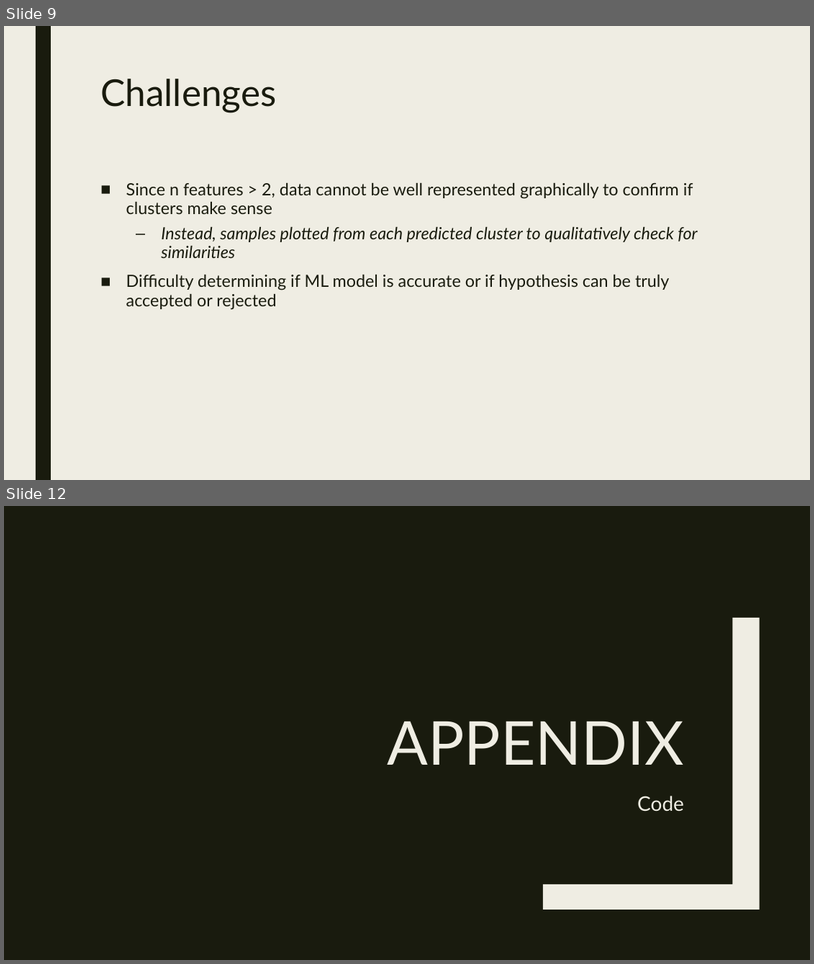
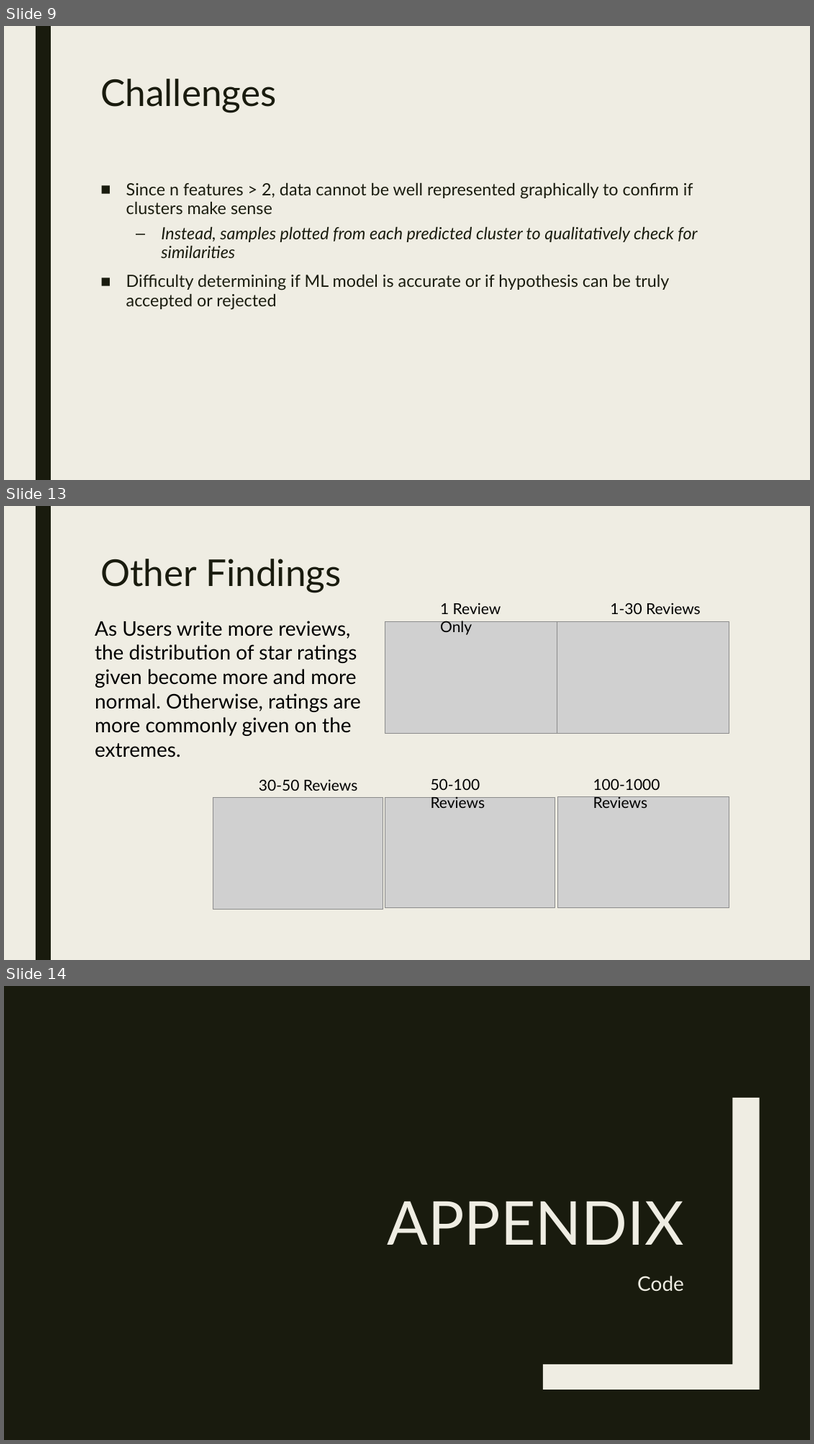
Before and after one commit to minas26902/Improving_Yelp_Ratings_with_ML, a slide deck: Lam_Contribution.pptx. Shown one above the other, each under a label of ours: slides 9 and 12 before the commit, slides 9, 13 and 14 after it; the slides between them are not shown. The pictures are 814x964 and 814x1444 pixels, drawn with LibreOffice and Linux fonts; fonts in the diff are those of the drawing; grey boxes stand for pictures. Boxes give left, top, right and bottom in pixels: in the first picture for what was removed or moved away, otherwise in the second. Text is boxed around its words. In the diff, an @@ line names an element or a change of style, - is before the commit and + after.

```diff
--- a/Lam_Contribution.pptx
+++ b/Lam_Contribution.pptx
@@ slide 13 added at (x1=4, y1=506, x2=810, y2=960), background #EFEDE3; not listed: 1 template element that a slide beside it also shows @@
@@ title added at (x1=100, y1=559, x2=342, y2=592), 44 pt, text #191B0E @@
+Other Findings
@@ text added at (x1=440, y1=602, x2=502, y2=635), 18 pt, text #000000 @@
+1 Review Only
@@ text added at (x1=610, y1=602, x2=701, y2=614), 18 pt, text #000000 @@
+1-30 Reviews
@@ text added at (x1=95, y1=620, x2=361, y2=736), 24 pt, text #000000 @@
+As Users write more reviews, the distribution of star ratings given become more and more normal. Otherwise, ratings are more commonly given on the extremes.
@@ picture added at (x1=386, y1=621, x2=558, y2=733) @@
@@ picture added at (x1=558, y1=621, x2=730, y2=734) @@
@@ text added at (x1=259, y1=779, x2=358, y2=790), 18 pt, text #000000 @@
+30-50 Reviews
@@ text added at (x1=431, y1=778, x2=486, y2=808), 18 pt, text #000000 @@
+50-100 Reviews
@@ text added at (x1=594, y1=778, x2=661, y2=808), 18 pt, text #000000 @@
+100-1000 Reviews
@@ picture added at (x1=214, y1=798, x2=383, y2=909) @@
@@ picture added at (x1=386, y1=797, x2=556, y2=907) @@
@@ picture added at (x1=558, y1=796, x2=730, y2=908) @@
@@ what was slide 12 is now slide 14 @@
```
Also in this commit, not shown: 2 slides changed, 1 other slide added.
